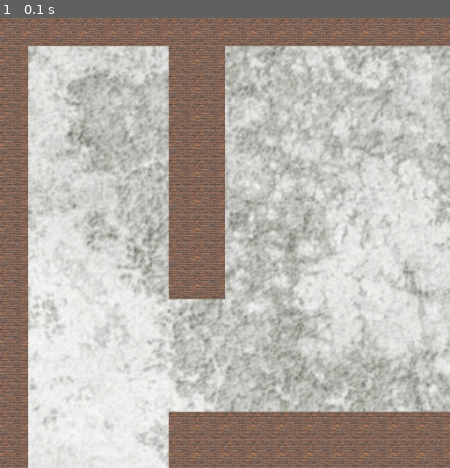
Above: before the commit, frame 1.
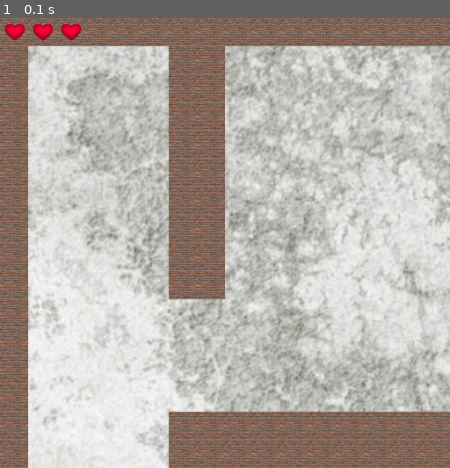
Above: after the commit, the same moment.

Repository: romko11l/CG_Pygame
Game: pygame game, started from game.py
Two runs of this game, one before a commit and one after it. Both use one fixed random seed, a clock stepped at 60 frames per second and the inputs below.
Inputs:
- Up to frame 1 (0.1 s): no input
The pictures show only the part of the screen within x 0-50%, y 0-50%; the shares and areas given below are measured in that part.

The runs differ from the first frame. In frame 1, 0.4% of the frame differs, in the area x 1-18%, y 1-6%.

Commit message:
Реализована механика здоровья

Diff:
--- a/game.py
+++ b/game.py
@@ -255,6 +255,17 @@
             return False
 
 
+class Hearts:
+
+    def __init__(self, img='./resources/another_static/heart.png'):
+        self.number_of_lives = 3
+        self.heart_img = pygame.image.load(img)
+
+    def draw(self):
+        for i in range(self.number_of_lives):
+            window.blit(self.heart_img, (TileSize*i, 0))
+
+
 def circle_surf(radius, color):
     surf = pygame.Surface((radius * 2, radius * 2))
     pygame.draw.circle(surf, color, (radius, radius), radius)
@@ -341,6 +352,8 @@
 
     hero = pygame.image.load('./resources/characters/knight1.png')
 
+    lives = Hearts()
+
     hero_is_dead = False
     is_victory = False
 
@@ -363,10 +376,18 @@
 
         if not hero_is_dead:
             try:
+                lives.draw()
                 x, y = move(x, y, curr_room, hero, enemy)
             except Exception as err:
                 if err.args[0] == 'Hero is dead':
-                    hero_is_dead = True
+                    if lives.number_of_lives == 0:
+                        hero_is_dead = True
+                    else:
+                        lives.number_of_lives -= 1
+                        curr_room = maze.get_first_room()
+                        x, y = curr_room.get_start_position()
+                        maze.curr_room = 0
+                        enemy = maze.get_enemy()
                 elif err.args[0] == 'Exit from room':
                     print(x,y, maze.curr_room)
                     direction = maze.get_direction(x,y)
Binary file added: resources/another_static/heart.png
Not shown, added: .gitignore
